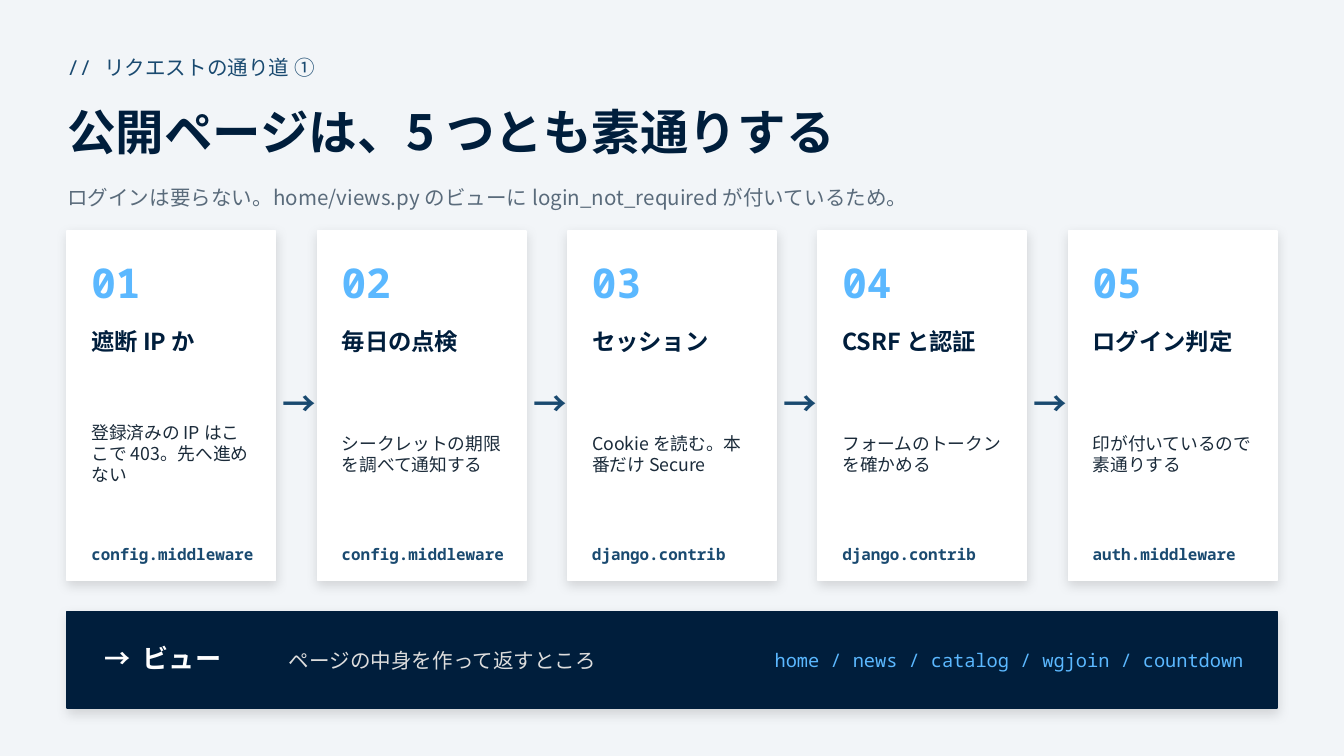
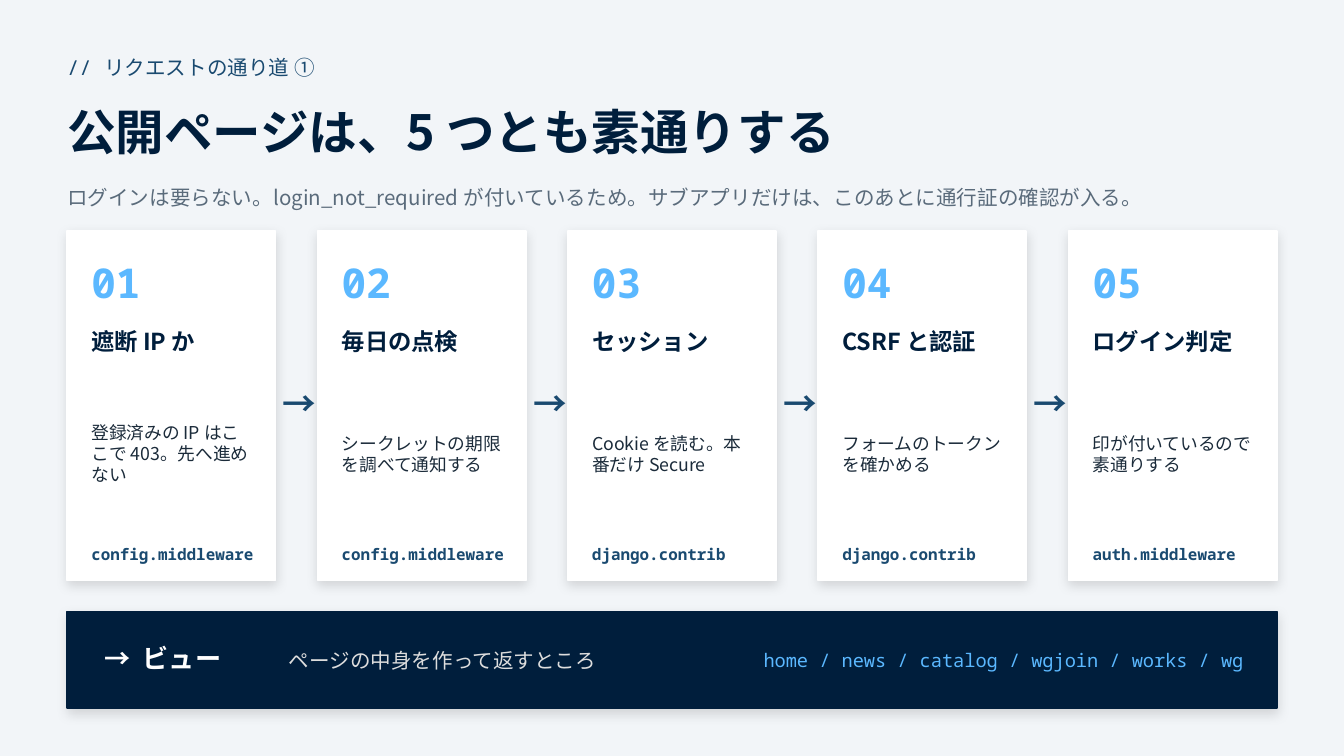
Before and after one commit to funITclub/homepage, a slide deck: slide 6 of static/guide/04_アプリケーション構成.pptx. Drawn at 1344x756 pixels with LibreOffice and Linux fonts; fonts in the diff are those of the drawing. Boxes give left, top, right and bottom in pixels: in the first picture for what was removed or moved away, otherwise in the second. Text is boxed around its words. In the diff, an @@ line names an element or a change of style, - is before the commit and + after.

```diff
--- a/static/guide/04_アプリケーション構成.pptx
+++ b/static/guide/04_アプリケーション構成.pptx
@@ text at <box>67,187,1142,210</box>: text changed @@
-ログインは要らない。home/views.py のビューに login_not_required が付いているため。
+ログインは要らない。login_not_required が付いているため。サブアプリだけは、このあとに通行証の確認が入る。
@@ text at <box>764,653,1243,672</box>: text changed @@
-home / news / catalog / wgjoin / countdown
+home / news / catalog / wgjoin / works / wg
```
Also in this commit, not shown: 3 other slides changed, 4 other files.
